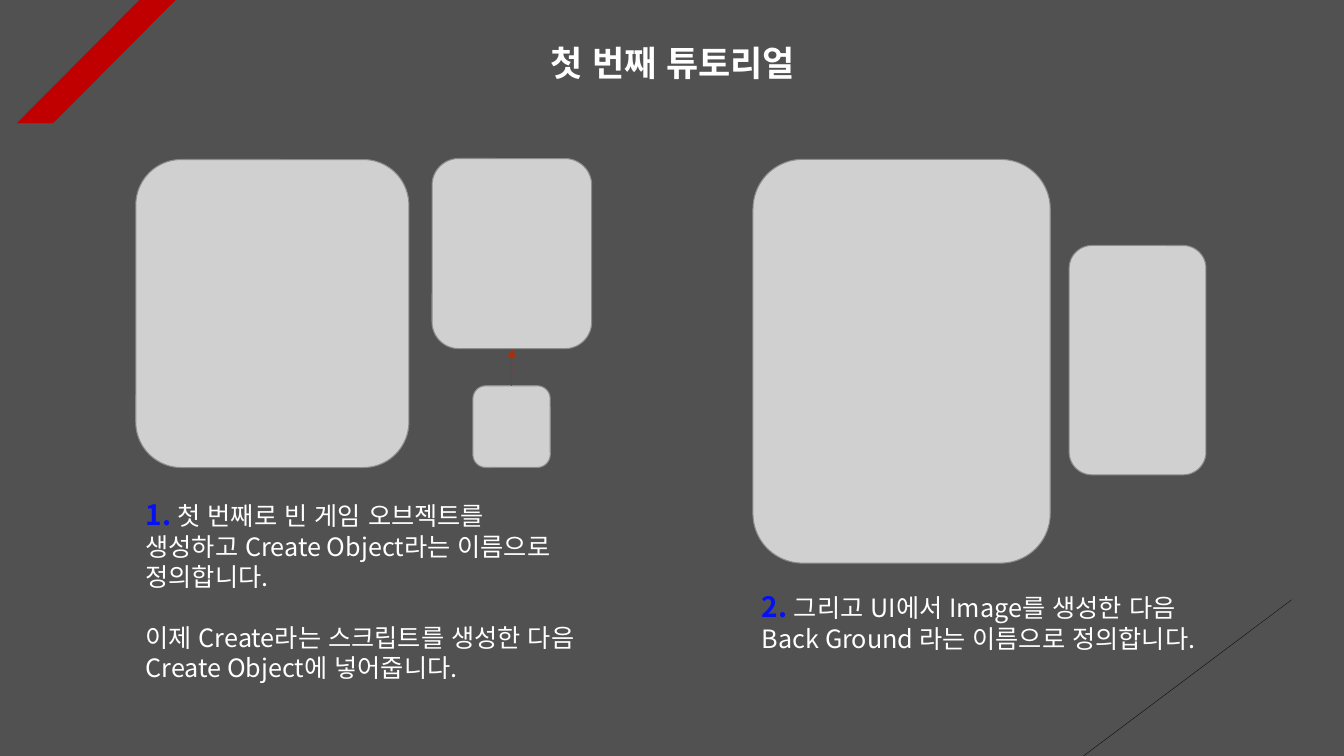
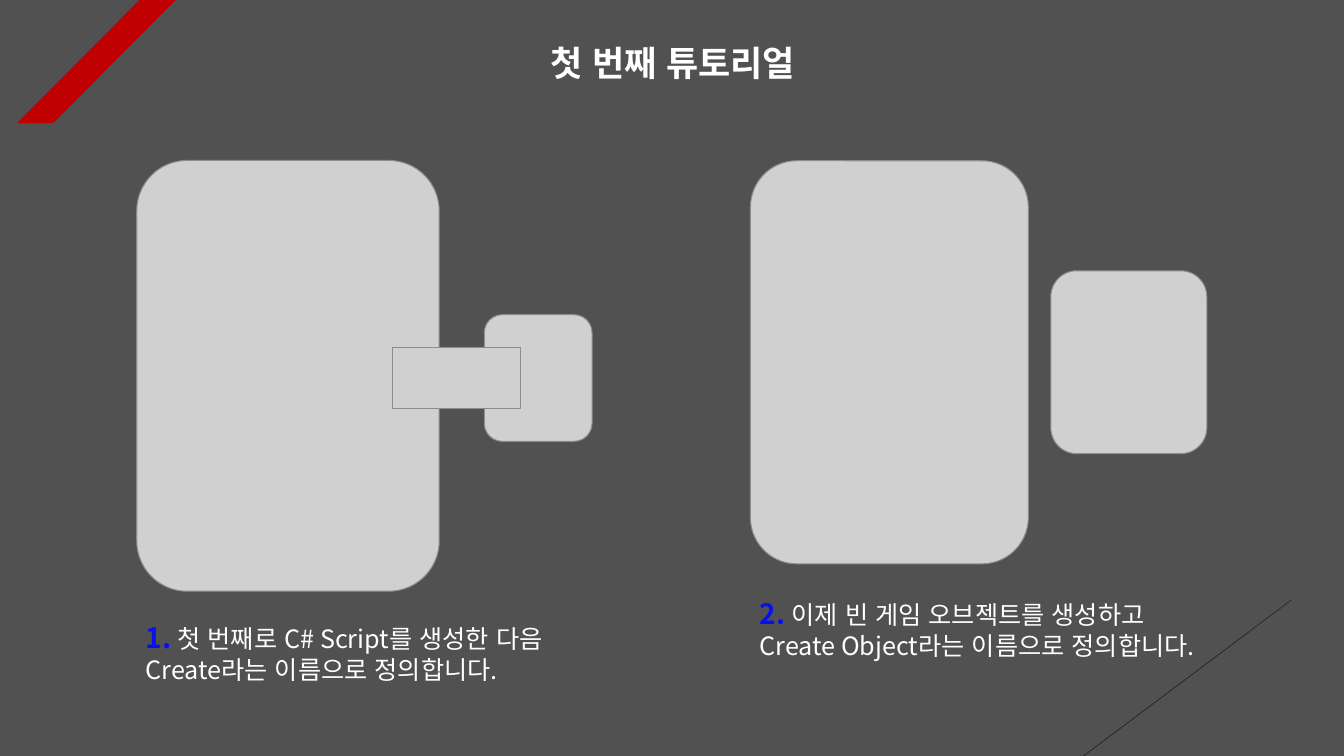
Before and after one commit to Unity2033/3D-UnityEngine, a slide deck: slide 1 of Assets/Instantiate & Destroy/PPT Data/Instatiate and Destroy Example.pptx. Drawn at 1344x756 pixels with LibreOffice and Linux fonts; fonts in the diff are those of the drawing; grey boxes stand for pictures. Boxes give left, top, right and bottom in pixels: in the first picture for what was removed or moved away, otherwise in the second. Text is boxed around its words. In the diff, an @@ line names an element or a change of style, - is before the commit and + after.

```diff
--- a/Assets/Instantiate & Destroy/PPT Data/Instatiate and Destroy Example.pptx
+++ b/Assets/Instantiate & Destroy/PPT Data/Instatiate and Destroy Example.pptx
@@ picture: place and size @@
-picture at [136,159,409,468]
+picture at [137,160,440,591]
@@ picture: place and size @@
-picture at [753,159,1051,563]
+picture at [751,161,1029,565]
@@ picture removed at [1070,246,1207,475] @@
@@ picture: place and size @@
-picture at [433,158,592,349]
+picture at [1052,271,1208,454]
@@ picture: place and size @@
-picture at [473,386,551,468]
+picture at [484,315,592,442]
@@ picture added at [393,348,521,408] @@
@@ arrow removed from (512, 386) to (512, 349) @@
@@ text at [145,627,542,681]: text changed @@
-1. 첫 번째로 빈 게임 오브젝트를 생성하고 Create Object라는 이름으로 정의합니다.
-이제 Create라는 스크립트를 생성한 다음 Create Object에 넣어줍니다.
+1. 첫 번째로 C# Script를 생성한 다음 Create라는 이름으로 정의합니다.
@@ text at [760,603,1195,661]: text changed @@
-2. 그리고 UI에서 Image를 생성한 다음 Back Ground 라는 이름으로 정의합니다.
+2. 이제 빈 게임 오브젝트를 생성하고 Create Object라는 이름으로 정의합니다.
```
Also in this commit, not shown: 8 other slides changed, 1 slide added, 3 slides removed, 14 other files.
